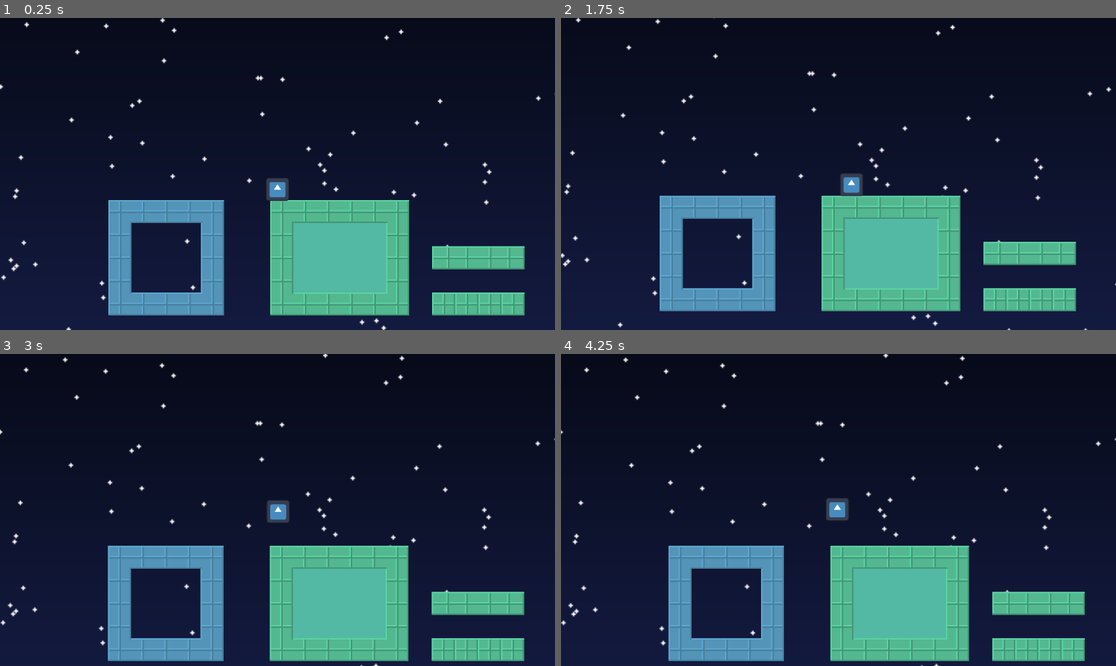
Above: before the commit, frames 1-4 (two rows, left to right).
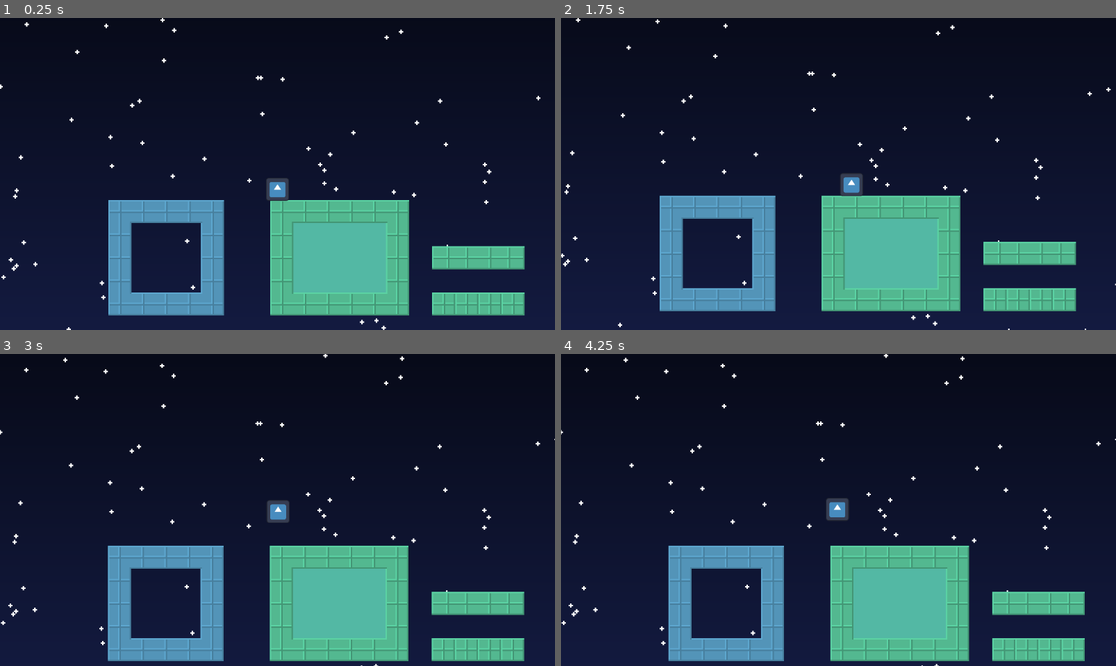
Above: after the commit, the same moments.

Repository: reneelias/Godot-2D-Platformer
Game: Godot game, scene res://main.tscn
The game is run twice, just before and just after one commit, with the same random seed, the same clock (stepped at 60 frames per second) and the same inputs. The project has no main scene, so this scene is started directly. The engine's default icon, where the game draws it, is replaced by a stand-in: a white triangle on a blue panel in a dark square.
Inputs:
- Up to frame 1 (0.25 s): no input
- Up to frame 2 (1.75 s): hold R 0.53-1.28 s; hold D from 0.53 s (still down); tap Space at 0.77, 1.52 s; tap R at 1.35 s
- Up to frame 3 (3 s): release D at 2.03 s; hold A 2.03-2.78 s; hold R 2.03-2.78 s; hold D from 2.78 s (still down); tap R at 2.85 s
- Up to frame 4 (4.25 s): keep holding D; tap Space at 3.02, 3.77 s; hold R from 3.53 s (still down)

The runs differ from the first frame. In frame 1, 0.5% of the frame differs, in the area x 0-100%, y 0-100%; in frame 2, 0.5%; in frame 3, 0.5%; in frame 4, 0.5%.

Commit message:
Couple small changes

Diff:
--- a/2d-platformer/CharacterController.gd
+++ b/2d-platformer/CharacterController.gd
@@ -11,6 +11,9 @@
     startPos = global_position
 
 func _physics_process(delta):
+    movement()
+
+func movement():
     velocity += Vector2(0, gravityScale)
 
     var moveSpeedVec := Vector2(moveSpeed, 0)
--- a/2d-platformer/main.tscn
+++ b/2d-platformer/main.tscn
@@ -196,6 +196,7 @@
 [node name="Node2D" type="Node2D"]
 
 [node name="NightSkyNoDither" type="Sprite2D" parent="."]
+texture_filter = 1
 position = Vector2(-59, -118)
 texture = ExtResource("1_lquwl")
 
